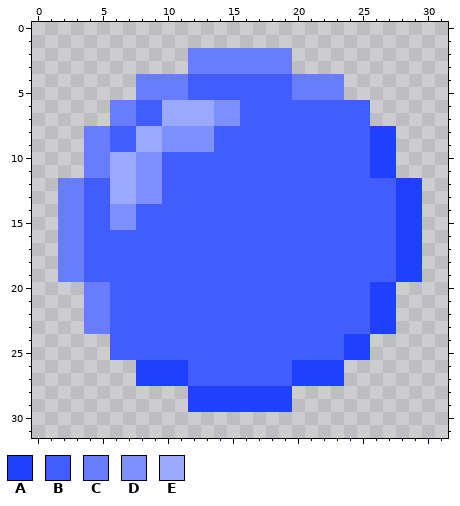
Two states of a pixel-art sprite, resources/player_img.png. The picture above was drawn from the file before the commit.
The file is 32x32 pixels.
Palette (. is transparent): A #2140fd  B #415cff  C #677cff  D #7e90ff  E #9aa8ff
Pixels before, first column x 2:
 2 ..........CCCCCCCC..........
 3 ..........CCCCCCCC..........
 4 ......CCCCBBBBBBBBCCCC......
 5 ......CCCCBBBBBBBBCCCC......
 6 ....CCBBEEEEDDBBBBBBBBBB....
 7 ....CCBBEEEEDDBBBBBBBBBB....
 8 ..CCBBEEDDDDBBBBBBBBBBBBAA..
 9 ..CCBBEEDDDDBBBBBBBBBBBBAA..
10 ..CCEEDDBBBBBBBBBBBBBBBBAA..
11 ..CCEEDDBBBBBBBBBBBBBBBBAA..
12 CCBBEEDDBBBBBBBBBBBBBBBBBBAA
13 CCBBEEDDBBBBBBBBBBBBBBBBBBAA
14 CCBBDDBBBBBBBBBBBBBBBBBBBBAA
15 CCBBDDBBBBBBBBBBBBBBBBBBBBAA
16 CCBBBBBBBBBBBBBBBBBBBBBBBBAA
17 CCBBBBBBBBBBBBBBBBBBBBBBBBAA
18 CCBBBBBBBBBBBBBBBBBBBBBBBBAA
19 CCBBBBBBBBBBBBBBBBBBBBBBBBAA
20 ..CCBBBBBBBBBBBBBBBBBBBBAA..
21 ..CCBBBBBBBBBBBBBBBBBBBBAA..
22 ..CCBBBBBBBBBBBBBBBBBBBBAA..
23 ..CCBBBBBBBBBBBBBBBBBBBBAA..
24 ....BBBBBBBBBBBBBBBBBBAA....
25 ....BBBBBBBBBBBBBBBBBBAA....
26 ......AAAABBBBBBBBAAAA......
27 ......AAAABBBBBBBBAAAA......
28 ..........AAAAAAAA..........
29 ..........AAAAAAAA..........
After:
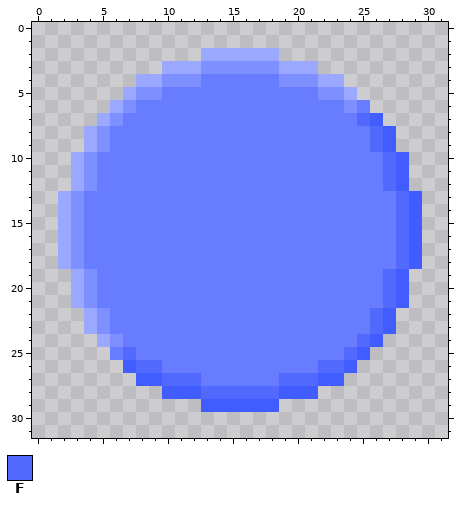
Colours new in this view: F #5169fd
The exact change:
Changed rows in their new state; - is an unchanged pixel.
first column x 2:
 2 ----------.EEEEEE.----------
 3 --------EEEDDDDDDEEE--------
 4 ------EEDDDCCCCCCDDDEE------
 5 -----EDD--CCCCCCCC--DDE-----
 6 ----EDCCCCCCCCCCCCCCCCDC----
 7 ---ED-CCCCCCCCCCCCCCCCCFB---
 8 --EDCCCCCCCCCCCCCCCCCCCCFB--
 9 --EDCCCCCCCCCCCCCCCCCCCCFB--
10 -ED-CCCCCCCCCCCCCCCCCCCCCFB-
11 -ED-CCCCCCCCCCCCCCCCCCCCCFB-
12 .EDCCCCCCCCCCCCCCCCCCCCCCFB.
13 EDCCCCCCCCCCCCCCCCCCCCCCCCFB
14 EDCCCCCCCCCCCCCCCCCCCCCCCCFB
15 EDCCCCCCCCCCCCCCCCCCCCCCCCFB
16 EDCCCCCCCCCCCCCCCCCCCCCCCCFB
17 EDCCCCCCCCCCCCCCCCCCCCCCCCFB
18 EDCCCCCCCCCCCCCCCCCCCCCCCCFB
19 .EDCCCCCCCCCCCCCCCCCCCCCCFB.
20 -ED-CCCCCCCCCCCCCCCCCCCCCFB-
21 -ED-CCCCCCCCCCCCCCCCCCCCCFB-
22 --EDCCCCCCCCCCCCCCCCCCCCFB--
23 --EDCCCCCCCCCCCCCCCCCCCCFB--
24 ---EDCCCCCCCCCCCCCCCCCCFB---
25 ----CFCCCCCCCCCCCCCCCCFB----
26 -----BFFCCCCCCCCCCCCFFB-----
27 ------BBFFFCCCCCCFFFBB------
28 --------BBBFFFFFFBBB--------
29 ----------.BBBBBB.----------
Where, in picture pixels (left, top, right, bottom), the same in both pictures:
changed: (58, 48, 422, 412)
